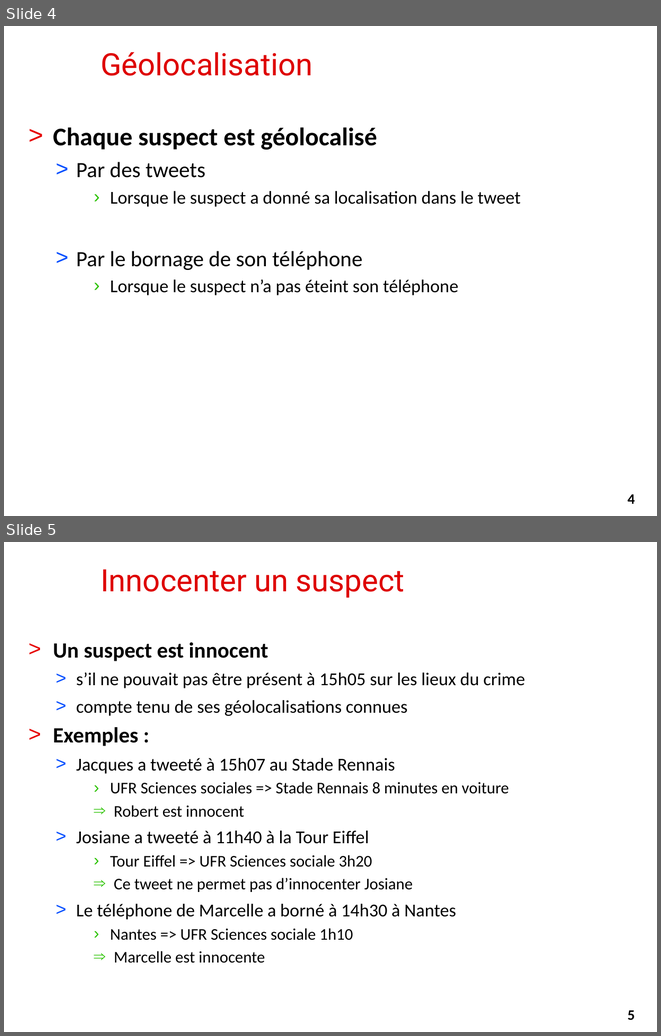
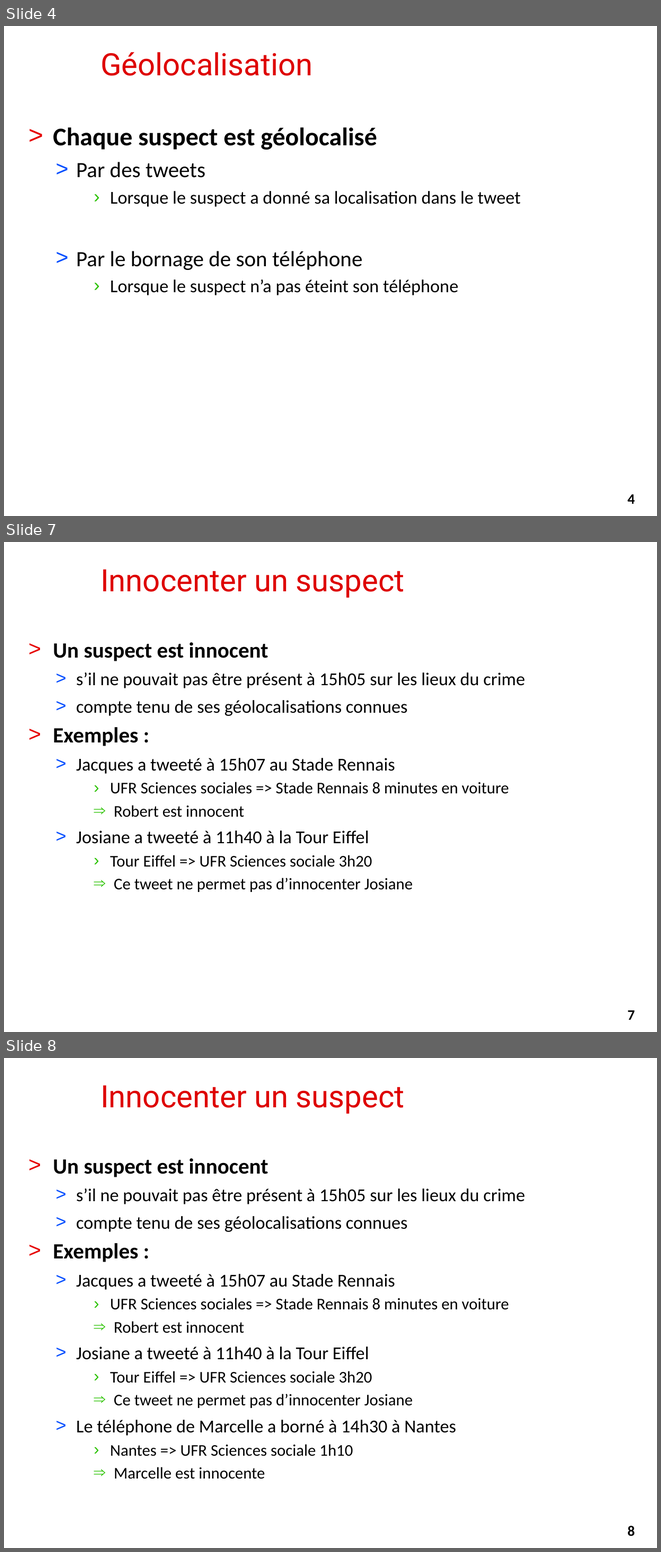
Before and after one commit to alemaitr/python_opendata_l2, a slide deck: pres_projet.pptx. Shown one above the other, each under a label of ours: slides 4 and 5 before the commit, slides 4, 7 and 8 after it; the slides between them are not shown. The pictures are 661x1036 and 661x1552 pixels, drawn with LibreOffice and Linux fonts; fonts in the diff are those of the drawing; background and template pictures are left out. Boxes give left, top, right and bottom in pixels: in the first picture for what was removed or moved away, otherwise in the second. Text is boxed around its words. In the diff, an @@ line names an element or a change of style, - is before the commit and + after.

```diff
--- a/pres_projet.pptx
+++ b/pres_projet.pptx
@@ slide 7 added at (x1=4, y1=542, x2=657, y2=1032), background #FFFFFF @@
@@ title added at (x1=100, y1=569, x2=405, y2=598), 34 pt, text #DE0000 @@
+Innocenter un suspect
@@ text added at (x1=53, y1=642, x2=525, y2=892), 20 pt, text #000000 @@
+> Un suspect est innocent
+  > s’il ne pouvait pas être présent à 15h05 sur les lieux du crime
+  > compte tenu de ses géolocalisations connues
+> Exemples :
+  > Jacques a tweeté à 15h07 au Stade Rennais
+    › UFR Sciences sociales => Stade Rennais 8 minutes en voiture
+    ⇒ Robert est innocent
+  > Josiane a tweeté à 11h40 à la Tour Eiffel
+    › Tour Eiffel => UFR Sciences sociale 3h20
+    ⇒ Ce tweet ne permet pas d’innocenter Josiane
@@ page number added at (x1=611, y1=1001, x2=652, y2=1027), fill #FFFFFF, outline #FFFFFF 0.75 pt, 16 pt, text #000000, bold @@
+7
@@ what was slide 5 is now slide 8 @@
@@ page number at (x1=627, y1=1525, x2=635, y2=1536): text changed @@
-5
+8
```
Also in this commit, not shown: 1 slide changed, 2 other slides added, 1 other file.
